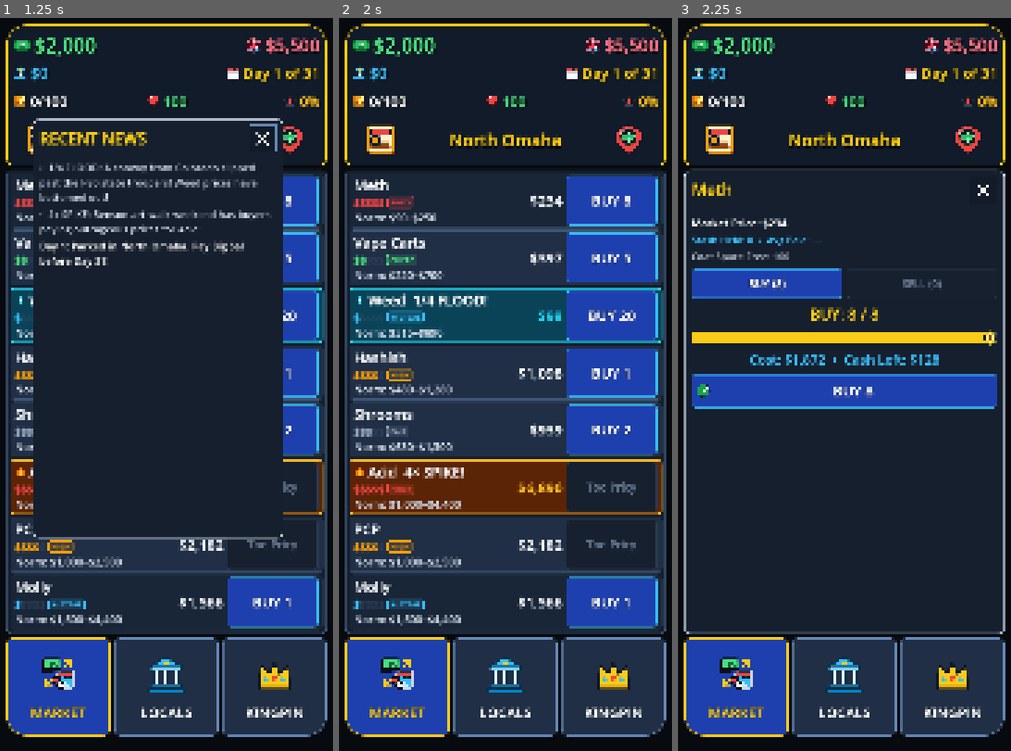
Above: before the commit, frames 1-3 (left to right).
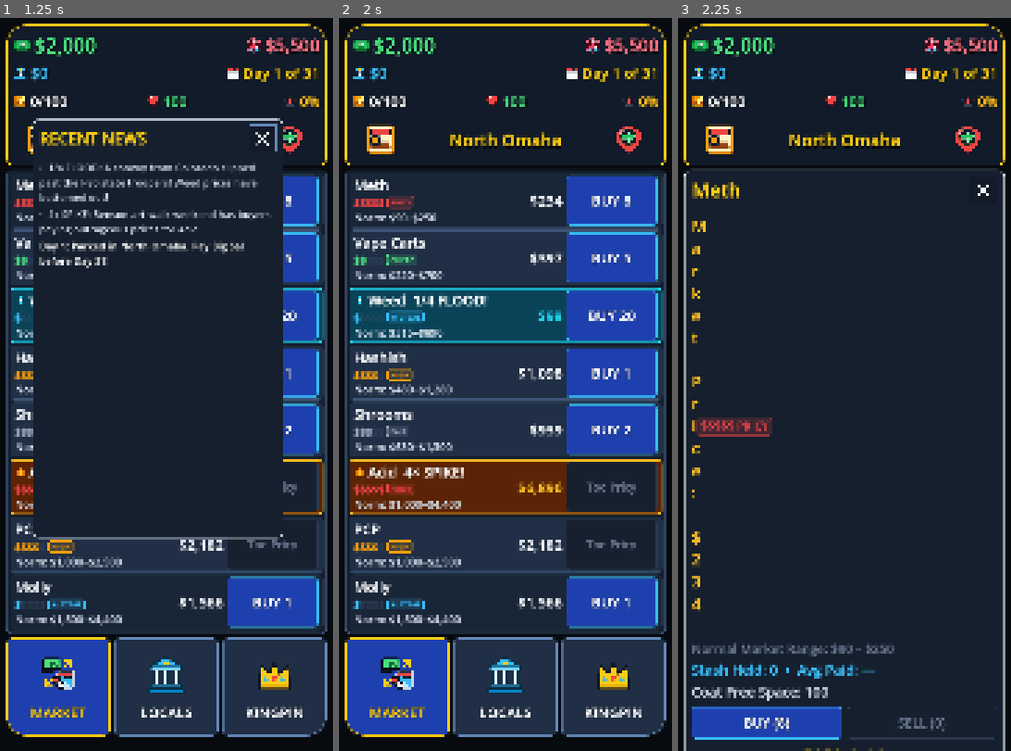
Above: after the commit, the same moments.

Repository: TimGoergen/dope-wars
Game: Godot game, scene res://Main.tscn
Same seed, same stepped clock (60 frames per second), same inputs: the game is played once before the commit and once after it.
Inputs (mouse positions are in pixels of both pictures, inside the frame that each line leads up to):
- Up to frame 1 (1.25 s): click (43, 142) at 0.52 s
- Up to frame 2 (2 s): click (628, 142) at 1.27 s
- Up to frame 3 (2.25 s): click (797, 201) at 2.02 s

Frames 1-2 are identical in both runs. In frame 3, 19% of the frame differs, in the area x 1-99%, y 22-100%.

Commit message:
feat: enlarge trade overlay text, add price rating tags, and add wide rectangular slider button

Diff:
--- a/game/scripts/ui/TradeOverlay.gd
+++ b/game/scripts/ui/TradeOverlay.gd
@@ -93,7 +93,7 @@
 	header.add_theme_constant_override("separation", 12)
 	main_vbox.add_child(header)
 
-	var title_lbl := UiPalette.add_label(header, String(p_def["name"]), 52, UiPalette.GOLD_ACCENT, false, true)
+	var title_lbl := UiPalette.add_label(header, String(p_def["name"]), 62, UiPalette.GOLD_ACCENT, false, true)
 	title_lbl.size_flags_horizontal = Control.SIZE_EXPAND_FILL
 
 	var close_btn := Button.new()
@@ -115,19 +115,86 @@
 	div.size_flags_horizontal = Control.SIZE_EXPAND_FILL
 	main_vbox.add_child(div)
 
-	# 2. Market & Stash Summary (Large 34px stats)
+	# 2. Market & Stash Summary with Price Rating / Tag Info
 	var summary_vbox := VBoxContainer.new()
 	summary_vbox.size_flags_horizontal = Control.SIZE_EXPAND_FILL
-	summary_vbox.add_theme_constant_override("separation", 8)
+	summary_vbox.add_theme_constant_override("separation", 10)
 	main_vbox.add_child(summary_vbox)
 
 	var mkt_str := Money.format(price) if price > 0 else "No Local Buyers"
 	var avg_str := Money.format(avg_paid) if held > 0 else "—"
-	UiPalette.add_label(summary_vbox, "Market Price: %s" % mkt_str, 34, UiPalette.TEXT_PRIMARY, true, true)
-	UiPalette.add_label(summary_vbox, "Stash Held: %d  •  Avg Paid: %s" % [held, avg_str], 32, UiPalette.BANK_CYAN, true, false)
-	UiPalette.add_label(summary_vbox, "Coat Space Free: %d" % _state.get_free_capacity(), 32, UiPalette.TEXT_SECONDARY, true, false)
-
-	# 3. Mode Toggle Buttons: [BUY] | [SELL] | [🗑️ DROP] (Enlarged to 96px height)
+
+	var min_p := int(_state.tuning.get(String(p_def["min_prop"])))
+	var max_p := int(_state.tuning.get(String(p_def["max_prop"])))
+	var sig := String(_state.market_signals.get(_product_id, "normal"))
+	var tier_info := MarketEngine.calc_price_tier(price, min_p, max_p)
+	var a_cnt := int(tier_info["active_count"])
+	var t_col: Color = tier_info["color"]
+	var t_bg: Color = tier_info["bg"]
+	var t_lbl: String = tier_info["label"]
+
+	var tag_text := t_lbl
+	var price_color := UiPalette.TEXT_PRIMARY
+	if sig == "spike":
+		tag_text = "🔥 4× SPIKE!"
+		t_col = UiPalette.SPIKE_AMBER
+		t_bg = UiPalette.SPIKE_BG
+		a_cnt = 5
+		price_color = UiPalette.SPIKE_AMBER
+	elif sig == "flood":
+		tag_text = "❄️ 1/4 FLOOD!"
+		t_col = UiPalette.FLOOD_CYAN
+		t_bg = UiPalette.FLOOD_BG
+		a_cnt = 1
+		price_color = UiPalette.FLOOD_CYAN
+	elif a_cnt <= 2:
+		price_color = UiPalette.CASH_EMERALD
+	elif a_cnt >= 4:
+		price_color = UiPalette.SPIKE_AMBER
+
+	# Line 1: Market Price + Rating / Tag Pill Badge
+	var price_row := HBoxContainer.new()
+	price_row.size_flags_horizontal = Control.SIZE_EXPAND_FILL
+	price_row.add_theme_constant_override("separation", 14)
+	summary_vbox.add_child(price_row)
+
+	var mkt_lbl := UiPalette.add_label(price_row, "Market Price: %s" % mkt_str, 50, price_color, true, true)
+	mkt_lbl.size_flags_vertical = Control.SIZE_SHRINK_CENTER
+
+	if price > 0:
+		var pill := PanelContainer.new()
+		pill.add_theme_stylebox_override("panel", UiPalette.make_box(t_bg, t_col, 10, 2, 14, 4))
+		pill.size_flags_vertical = Control.SIZE_SHRINK_CENTER
+		price_row.add_child(pill)
+
+		var pill_hbox := HBoxContainer.new()
+		pill_hbox.add_theme_constant_override("separation", 8)
+		pill.add_child(pill_hbox)
+
+		var meter_lbl := Label.new()
+		meter_lbl.text = "$".repeat(a_cnt)
+		meter_lbl.add_theme_font_override("font", UiPalette.make_bold_font())
+		meter_lbl.add_theme_font_size_override("font_size", 38)
+		meter_lbl.add_theme_color_override("font_color", t_col)
+		pill_hbox.add_child(meter_lbl)
+
+		var tag_lbl := Label.new()
+		tag_lbl.text = tag_text
+		tag_lbl.add_theme_font_override("font", UiPalette.make_bold_font())
+		tag_lbl.add_theme_font_size_override("font_size", 36)
+		tag_lbl.add_theme_color_override("font_color", t_col)
+		pill_hbox.add_child(tag_lbl)
+
+	# Line 2: Normal Range context
+	UiPalette.add_label(summary_vbox, "Normal Market Range: %s – %s" % [Money.format(min_p), Money.format(max_p)], 40, UiPalette.TEXT_MUTED, true, false)
+
+	# Line 3: Stash Held + Avg Paid (Large 44px stat)
+	UiPalette.add_label(summary_vbox, "Stash Held: %d  •  Avg Paid: %s" % [held, avg_str], 44, UiPalette.BANK_CYAN, true, false)
+
+	# Line 4: Coat Space Free (Large 44px stat)
+	UiPalette.add_label(summary_vbox, "Coat Free Space: %d" % _state.get_free_capacity(), 44, UiPalette.TEXT_SECONDARY, true, false)
+
+	# 3. Mode Toggle Buttons: [BUY] | [SELL] | [🗑️ DROP]
 	var mode_row := HBoxContainer.new()
 	mode_row.size_flags_horizontal = Control.SIZE_EXPAND_FILL
 	mode_row.add_theme_constant_override("separation", 14)
@@ -136,14 +203,14 @@
 	var buy_tab := Button.new()
 	buy_tab.text = "BUY (%d)" % max_buy
 	buy_tab.size_flags_horizontal = Control.SIZE_EXPAND_FILL
-	buy_tab.custom_minimum_size = Vector2(0, 96)
+	buy_tab.custom_minimum_size = Vector2(0, 104)
 	buy_tab.disabled = (max_buy <= 0)
 	UiPalette.style_button(
 		buy_tab,
 		UiPalette.BTN_PRIMARY if _mode == "buy" else UiPalette.CARD_BG,
 		UiPalette.BANK_CYAN if _mode == "buy" else UiPalette.BORDER_SLATE,
 		UiPalette.TEXT_PRIMARY,
-		UiPalette.FONT_SUBHEAD
+		42
 	)
 	buy_tab.pressed.connect(func() -> void:
 		Audio.play(&"tap")
@@ -155,14 +222,14 @@
 	var sell_tab := Button.new()
 	sell_tab.text = "SELL (%d)" % held
 	sell_tab.size_flags_horizontal = Control.SIZE_EXPAND_FILL
-	sell_tab.custom_minimum_size = Vector2(0, 96)
+	sell_tab.custom_minimum_size = Vector2(0, 104)
 	sell_tab.disabled = (held <= 0) or (price <= 0)
 	UiPalette.style_button(
 		sell_tab,
 		UiPalette.BTN_SUCCESS if _mode == "sell" else UiPalette.CARD_BG,
 		UiPalette.CASH_EMERALD if _mode == "sell" else UiPalette.BORDER_SLATE,
 		UiPalette.TEXT_PRIMARY,
-		UiPalette.FONT_SUBHEAD
+		42
 	)
 	sell_tab.pressed.connect(func() -> void:
 		Audio.play(&"tap")
@@ -175,13 +242,13 @@
 		var drop_tab := Button.new()
 		drop_tab.text = "🗑️ DROP (%d)" % held
 		drop_tab.size_flags_horizontal = Control.SIZE_EXPAND_FILL
-		drop_tab.custom_minimum_size = Vector2(0, 96)
+		drop_tab.custom_minimum_size = Vector2(0, 104)
 		UiPalette.style_button(
 			drop_tab,
 			UiPalette.BTN_DANGER if _mode == "dump" else UiPalette.CARD_BG,
 			UiPalette.DEBT_CRIMSON if _mode == "dump" else UiPalette.BORDER_SLATE,
 			UiPalette.TEXT_PRIMARY,
-			UiPalette.FONT_SUBHEAD
+			42
 		)
 		drop_tab.pressed.connect(func() -> void:
 			Audio.play(&"tap")
@@ -190,12 +257,12 @@
 		)
 		mode_row.add_child(drop_tab)
 
-	# 4. Quantity Readout & Chunky Slider (48px quantity title, 48px slider with tactile grabber)
-	_qty_label = UiPalette.add_label(main_vbox, "Quantity: 0", 48, UiPalette.GOLD_ACCENT)
+	# 4. Quantity Readout & Chunky Slider (58px quantity title, tactile grabber)
+	_qty_label = UiPalette.add_label(main_vbox, "Quantity: 0", 58, UiPalette.GOLD_ACCENT)
 	_qty_label.horizontal_alignment = HORIZONTAL_ALIGNMENT_CENTER
 
 	_qty_slider = HSlider.new()
-	_qty_slider.custom_minimum_size = Vector2(0, 48)
+	_qty_slider.custom_minimum_size = Vector2(0, 56)
 	_qty_slider.size_flags_horizontal = Control.SIZE_EXPAND_FILL
 	_qty_slider.step = 1
 	UiPalette.style_slider(_qty_slider)
@@ -204,13 +271,14 @@
 	)
 	main_vbox.add_child(_qty_slider)
 
-	# 5. Large Preview Label (42px)
-	_preview_label = UiPalette.add_label(main_vbox, "", 42, UiPalette.CASH_EMERALD)
+	# 5. Large Preview Label (50px)
+	_preview_label = UiPalette.add_label(main_vbox, "", 50, UiPalette.CASH_EMERALD)
 	_preview_label.horizontal_alignment = HORIZONTAL_ALIGNMENT_CENTER
-
-	# 6. Big Confirm Action Button (112px tall, 48px font)
+	_preview_label.autowrap_mode = TextServer.AUTOWRAP_WORD_SMART
+
+	# 6. Big Confirm Action Button (116px tall, 56px font)
 	_confirm_btn = Button.new()
-	_confirm_btn.custom_minimum_size = Vector2(0, 112)
+	_confirm_btn.custom_minimum_size = Vector2(0, 116)
 	_confirm_btn.size_flags_horizontal = Control.SIZE_EXPAND_FILL
 	_confirm_btn.pressed.connect(func() -> void:
 		_commit_trade()
@@ -250,19 +318,19 @@
 		_preview_label.text = "Cost: %s  •  Cash Left: %s" % [Money.format(cost), Money.format(_state.cash - cost)]
 		_preview_label.add_theme_color_override("font_color", UiPalette.BANK_CYAN)
 		_confirm_btn.text = "✅ BUY %d" % qty
-		UiPalette.style_button(_confirm_btn, UiPalette.BTN_PRIMARY, UiPalette.BANK_CYAN, UiPalette.TEXT_PRIMARY, 46)
+		UiPalette.style_button(_confirm_btn, UiPalette.BTN_PRIMARY, UiPalette.BANK_CYAN, UiPalette.TEXT_PRIMARY, 56)
 	elif _mode == "sell":
 		var rev := qty * price
 		var pl := qty * (price - avg_paid)
 		_preview_label.text = "Payout: %s  •  Profit/Loss: %s" % [Money.format(rev), Money.format_pl(pl)]
 		_preview_label.add_theme_color_override("font_color", UiPalette.CASH_EMERALD if pl >= 0 else UiPalette.SPIKE_AMBER)
 		_confirm_btn.text = "💵 SELL %d" % qty
-		UiPalette.style_button(_confirm_btn, UiPalette.BTN_SUCCESS, UiPalette.CASH_EMERALD, UiPalette.TEXT_PRIMARY, 46)
+		UiPalette.style_button(_confirm_btn, UiPalette.BTN_SUCCESS, UiPalette.CASH_EMERALD, UiPalette.TEXT_PRIMARY, 56)
 	else:
 		_preview_label.text = "Drop %d units down storm drain ($0 recovery • Frees %d Space)" % [qty, qty]
 		_preview_label.add_theme_color_override("font_color", UiPalette.DEBT_CRIMSON)
 		_confirm_btn.text = "🗑️ DROP %d UNITS" % qty
-		UiPalette.style_button(_confirm_btn, UiPalette.BTN_DANGER, UiPalette.DEBT_CRIMSON, UiPalette.TEXT_PRIMARY, 46)
+		UiPalette.style_button(_confirm_btn, UiPalette.BTN_DANGER, UiPalette.DEBT_CRIMSON, UiPalette.TEXT_PRIMARY, 56)
 	_confirm_btn.disabled = (qty <= 0)
 
 
--- a/game/scripts/ui/UiIcons.gd
+++ b/game/scripts/ui/UiIcons.gd
@@ -469,13 +469,40 @@
 				<circle cx="32" cy="42" r="4" fill="#0F172A"/>
 			</svg>"""
 		"slider_grabber":
-			return """<svg xmlns="http://www.w3.org/2000/svg" viewBox="0 0 64 64" width="64" height="64">
-				<circle cx="32" cy="32" r="28" fill="#0F172A" stroke="#FACC15" stroke-width="4"/>
-				<circle cx="32" cy="32" r="23" fill="#FACC15"/>
-				<circle cx="32" cy="32" r="19" fill="#FEF08A"/>
-				<line x1="26" y1="20" x2="26" y2="44" stroke="#854D0E" stroke-width="3" stroke-linecap="round"/>
-				<line x1="32" y1="18" x2="32" y2="46" stroke="#854D0E" stroke-width="3" stroke-linecap="round"/>
-				<line x1="38" y1="20" x2="38" y2="44" stroke="#854D0E" stroke-width="3" stroke-linecap="round"/>
+			return """<svg xmlns="http://www.w3.org/2000/svg" viewBox="0 0 160 64" width="160" height="64">
+				<rect x="6" y="8" width="148" height="52" rx="10" fill="#000000" opacity="0.65"/>
+				<rect x="4" y="4" width="152" height="56" rx="10" fill="#0A0F1D" stroke="#000000" stroke-width="2.5"/>
+				<rect x="8" y="8" width="144" height="48" rx="8" fill="#FACC15"/>
+				<rect x="11" y="10" width="138" height="21" rx="6" fill="#FEF08A" opacity="0.85"/>
+				<path d="M 11,38 L 11,48 A 6 6 0 0 0 17,54 L 143,54 A 6 6 0 0 0 149,48 L 149,38 Z" fill="#B45309" opacity="0.75"/>
+				<polygon points="34,26 26,32 34,38" fill="#854D0E" opacity="0.8"/>
+				<polygon points="126,26 134,32 126,38" fill="#854D0E" opacity="0.8"/>
+				<rect x="62" y="15" width="4" height="34" rx="2" fill="#78350F"/>
+				<rect x="74" y="15" width="4" height="34" rx="2" fill="#78350F"/>
+				<rect x="86" y="15" width="4" height="34" rx="2" fill="#78350F"/>
+				<rect x="98" y="15" width="4" height="34" rx="2" fill="#78350F"/>
+				<rect x="64" y="15" width="2" height="34" rx="1" fill="#FEF08A" opacity="0.65"/>
+				<rect x="76" y="15" width="2" height="34" rx="1" fill="#FEF08A" opacity="0.65"/>
+				<rect x="88" y="15" width="2" height="34" rx="1" fill="#FEF08A" opacity="0.65"/>
+				<rect x="100" y="15" width="2" height="34" rx="1" fill="#FEF08A" opacity="0.65"/>
+			</svg>"""
+		"slider_grabber_highlight":
+			return """<svg xmlns="http://www.w3.org/2000/svg" viewBox="0 0 160 64" width="160" height="64">
+				<rect x="4" y="6" width="152" height="54" rx="10" fill="#000000" opacity="0.75"/>
+				<rect x="3" y="3" width="154" height="58" rx="11" fill="#FEF08A" stroke="#FACC15" stroke-width="3"/>
+				<rect x="8" y="8" width="144" height="48" rx="8" fill="#FDE047"/>
+				<rect x="11" y="10" width="138" height="21" rx="6" fill="#FFFFFF" opacity="0.9"/>
+				<path d="M 11,38 L 11,48 A 6 6 0 0 0 17,54 L 143,54 A 6 6 0 0 0 149,48 L 149,38 Z" fill="#D97706" opacity="0.8"/>
+				<polygon points="34,26 26,32 34,38" fill="#92400E" opacity="0.9"/>
+				<polygon points="126,26 134,32 126,38" fill="#92400E" opacity="0.9"/>
+				<rect x="62" y="15" width="4" height="34" rx="2" fill="#92400E"/>
+				<rect x="74" y="15" width="4" height="34" rx="2" fill="#92400E"/>
+				<rect x="86" y="15" width="4" height="34" rx="2" fill="#92400E"/>
+				<rect x="98" y="15" width="4" height="34" rx="2" fill="#92400E"/>
+				<rect x="64" y="15" width="2" height="34" rx="1" fill="#FFFFFF" opacity="0.85"/>
+				<rect x="76" y="15" width="2" height="34" rx="1" fill="#FFFFFF" opacity="0.85"/>
+				<rect x="88" y="15" width="2" height="34" rx="1" fill="#FFFFFF" opacity="0.85"/>
+				<rect x="100" y="15" width="2" height="34" rx="1" fill="#FFFFFF" opacity="0.85"/>
 			</svg>"""
 		"player_portrait", "player_hustler":
 			return """<svg xmlns="http://www.w3.org/2000/svg" viewBox="0 0 64 64" width="64" height="64">
--- a/game/scripts/ui/UiPalette.gd
+++ b/game/scripts/ui/UiPalette.gd
@@ -218,17 +218,18 @@
 
 static func style_slider(slider: HSlider) -> void:
 	var grabber_tex := UiIcons.get_icon("slider_grabber", 48)
+	var grabber_hl := UiIcons.get_icon("slider_grabber_highlight", 48)
 	slider.add_theme_icon_override("grabber", grabber_tex)
-	slider.add_theme_icon_override("grabber_highlight", grabber_tex)
+	slider.add_theme_icon_override("grabber_highlight", grabber_hl)
 	slider.add_theme_icon_override("grabber_disabled", grabber_tex)
 
 	var track_bg := make_box(CARD_BG, BORDER_SLATE, 8, 2, 0, 0)
-	track_bg.content_margin_top = 16
-	track_bg.content_margin_bottom = 16
-
-	var track_fill := make_box(GOLD_ACCENT, GOLD_ACCENT, 8, 0, 0, 0)
-	track_fill.content_margin_top = 16
-	track_fill.content_margin_bottom = 16
+	track_bg.content_margin_top = 18
+	track_bg.content_margin_bottom = 18
+
+	var track_fill := make_box(BANK_CYAN, BANK_CYAN, 8, 0, 0, 0)
+	track_fill.content_margin_top = 18
+	track_fill.content_margin_bottom = 18
 
 	slider.add_theme_stylebox_override("slider", track_bg)
 	slider.add_theme_stylebox_override("grabber_area", track_fill)
--- a/game/sim/UiLayoutTest.gd
+++ b/game/sim/UiLayoutTest.gd
@@ -208,14 +208,24 @@
 	_assert_tree_within_bounds(main, "Tab 2 (Kingpin)")
 
 	# 5. Check TradeOverlay (both unowned and owned with 3rd DROP tab), LegacyOverlay, RunSummaryOverlay, DevTuningOverlay
+	var grabber_tex := UiIcons.get_icon("slider_grabber", 48)
+	if grabber_tex == null or grabber_tex.get_height() != 48 or grabber_tex.get_width() < 96:
+		push_error("FAIL [Slider Grabber Rectangular]: Expected height=48, width>=96, got %dx%d" % [
+			grabber_tex.get_width() if grabber_tex else 0,
+			grabber_tex.get_height() if grabber_tex else 0
+		])
+		quit(1)
+		return
+
 	for p_def in OmahaCatalog.PRODUCTS:
 		var pid := String(p_def["id"])
 		if int(main.state.market_prices.get(pid, 0)) > 0:
 			main.state.inventory[pid] = {"qty": 10, "avg_paid": 100}
-			main._trade_overlay.open_for_product(main.state, pid)
+			var b_rect := (main._market_board as Control).get_global_rect()
+			main._trade_overlay.open_for_product(main.state, pid, b_rect)
 			await process_frame
 			await process_frame
-			_assert_tree_within_bounds(main._trade_overlay, "TradeOverlay (%s with DROP tab)" % pid)
+			_assert_tree_within_bounds(main._trade_overlay, "TradeOverlay (%s with DROP tab & board_rect)" % pid)
 			main._trade_overlay.visible = false
 			main.state.inventory[pid] = {"qty": 0, "avg_paid": 0}
 			break
